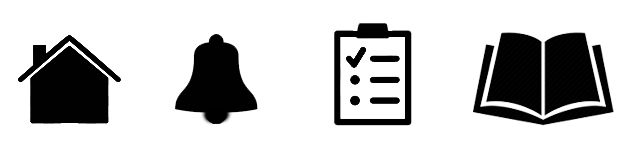
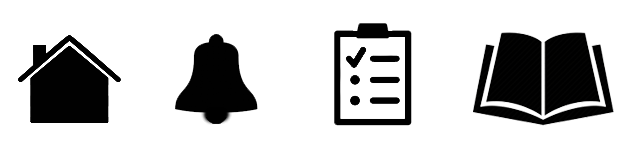
Two versions of the same layered image (636×156). Layer-by-layer changes:
painted on "Layer 1" over left=31, top=123, right=107, bottom=124
